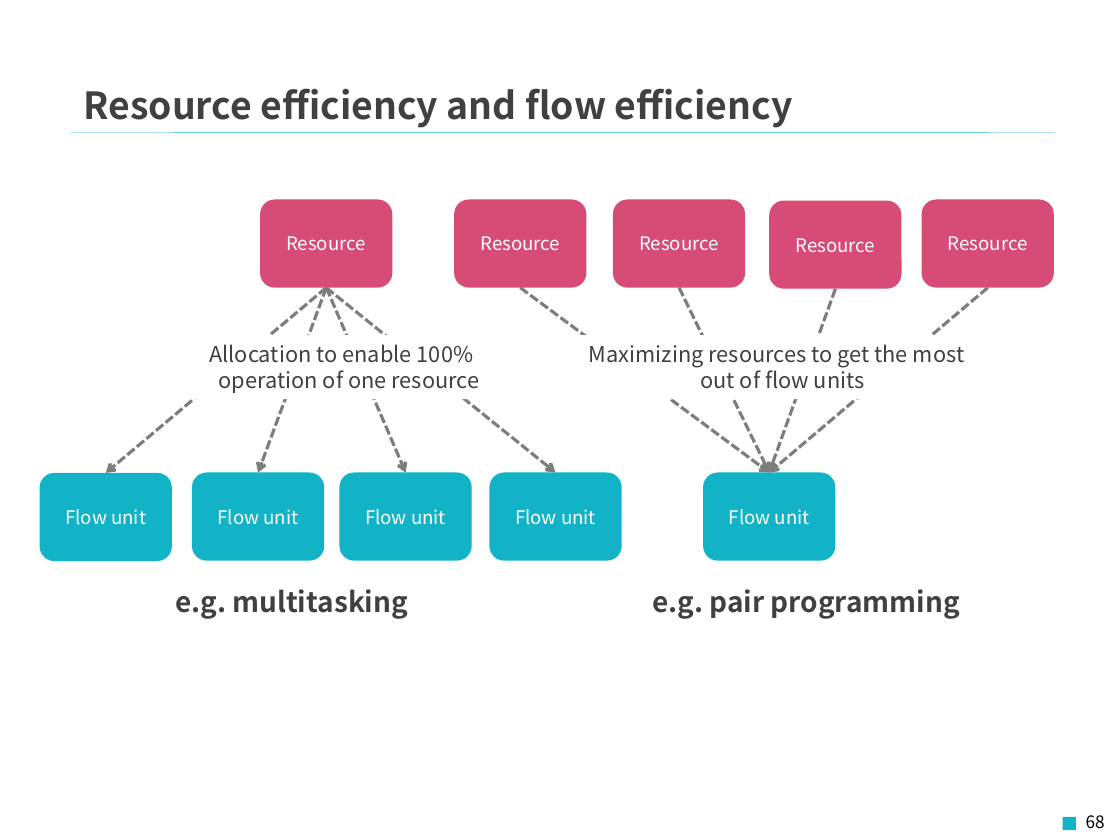
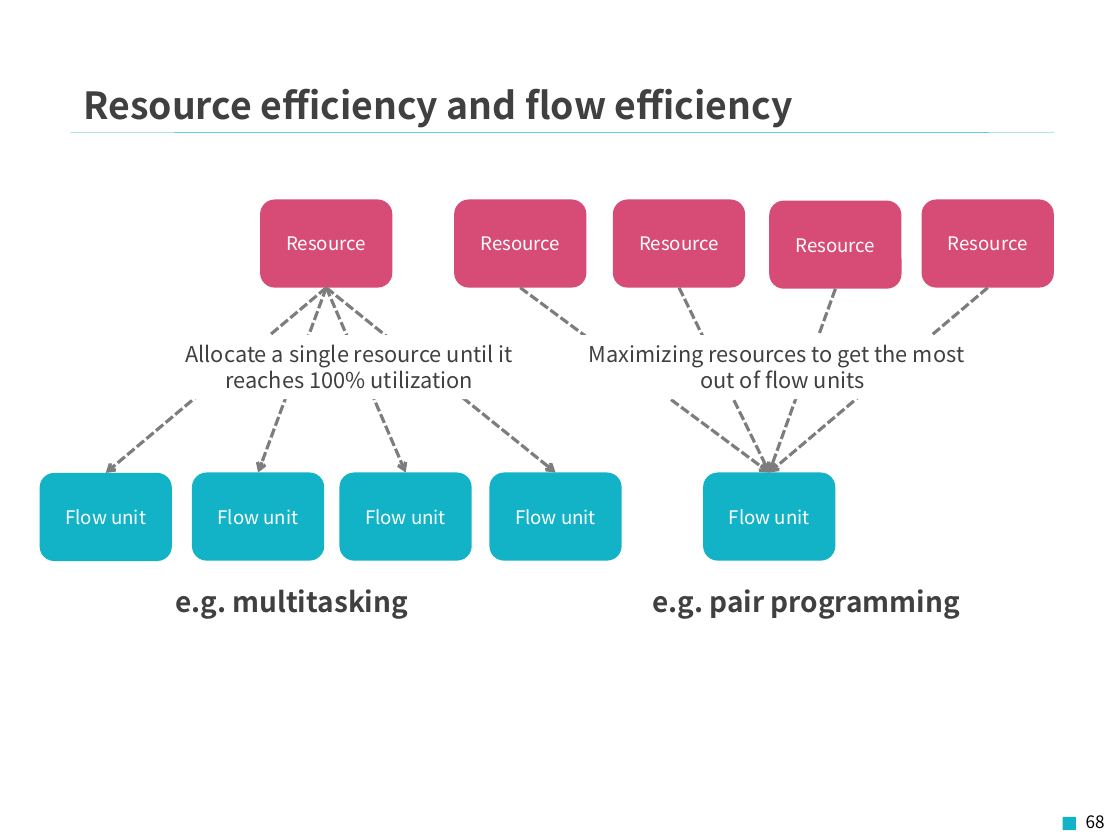
Before and after one commit to Fintan-contents/introduction-to-scrum, a slide deck: slide 68 of en/docs/Introduction_to_Scrum.pptx. Drawn at 1120x840 pixels with LibreOffice and Linux fonts; fonts in the diff are those of the drawing; background and template pictures are left out. Boxes give left, top, right and bottom in pixels: in the first picture for what was removed or moved away, otherwise in the second. Text is boxed around its words. In the diff, an @@ line names an element or a change of style, - is before the commit and + after.

```diff
--- a/en/docs/Introduction_to_Scrum.pptx
+++ b/en/docs/Introduction_to_Scrum.pptx
@@ text at <box>185,344,513,389</box>: text changed @@
-Allocation to enable 100% operation of one resource
+Allocate a single resource until it reaches 100% utilization
```
Also in this commit, not shown: 22 other slides changed, 1 other file.
